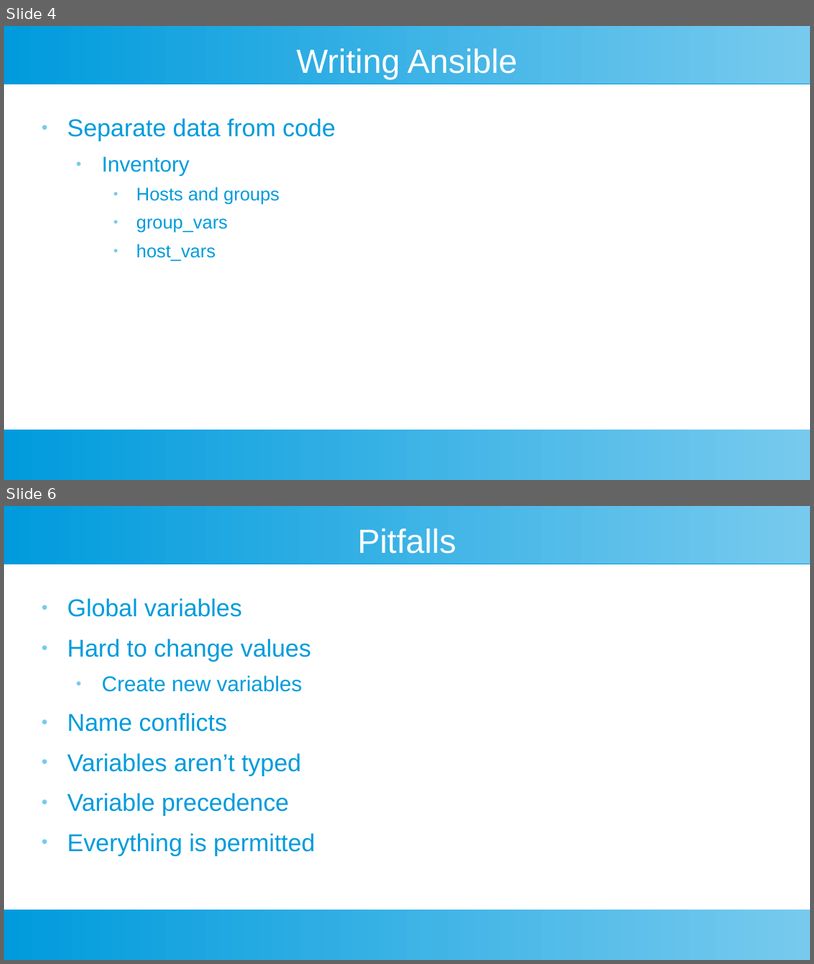
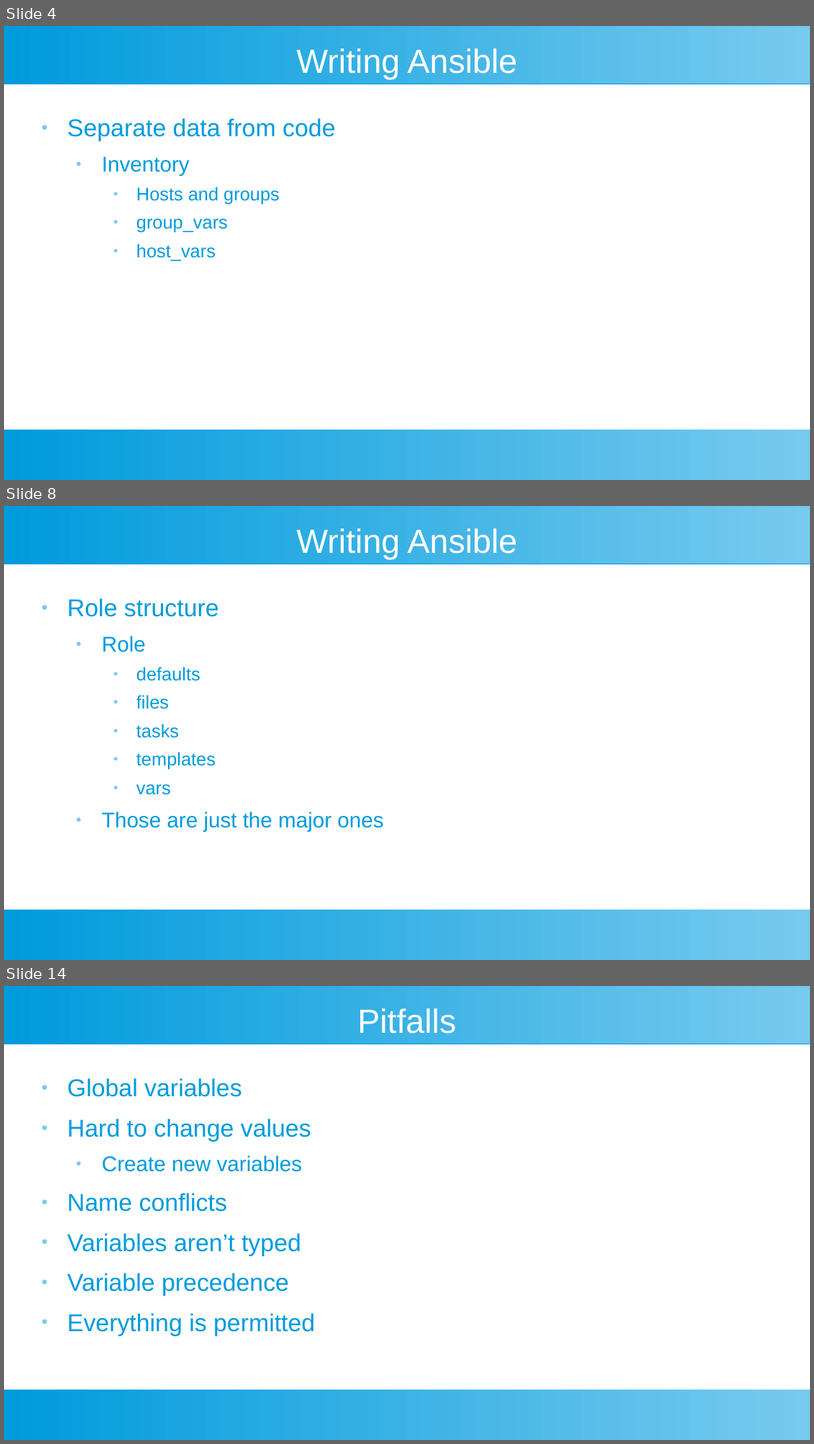
Before and after one commit to riffraff169/ansible-training, a slide deck: docs/ansible-slides.pptx. Shown one above the other, each under a label of ours: slides 4 and 6 before the commit, slides 4, 8 and 14 after it; the slides between them are not shown. The pictures are 814x964 and 814x1444 pixels, drawn with LibreOffice and Linux fonts; fonts in the diff are those of the drawing. Boxes give left, top, right and bottom in pixels: in the first picture for what was removed or moved away, otherwise in the second. Text is boxed around its words. In the diff, an @@ line names an element or a change of style, - is before the commit and + after.

```diff
--- a/docs/ansible-slides.pptx
+++ b/docs/ansible-slides.pptx
@@ slide 8 added at [4,506,810,960], background #FFFFFF; not listed: 2 template elements that a slide beside it also shows @@
@@ text added at [296,528,518,559], 33 pt, text #FFFFFF @@
+Writing Ansible
@@ text added at [67,598,383,831], 18 pt, text #009BDD @@
+● Role structure
+  ● Role
+    ● defaults
+    ● files
+    ● tasks
+    ● templates
+    ● vars
+  ● Those are just the major ones
@@ what was slide 6 is now slide 14 @@
```
Also in this commit, not shown: 1 slide changed, 8 other slides added, 1 other file.
